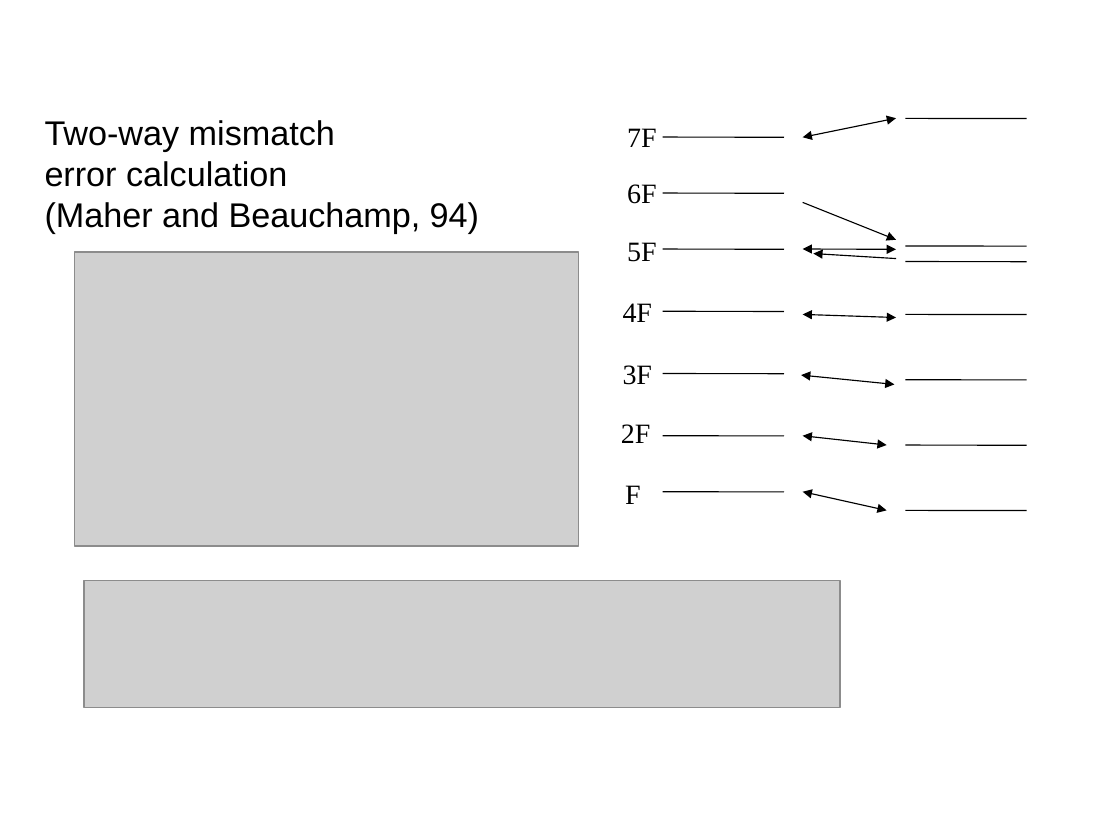
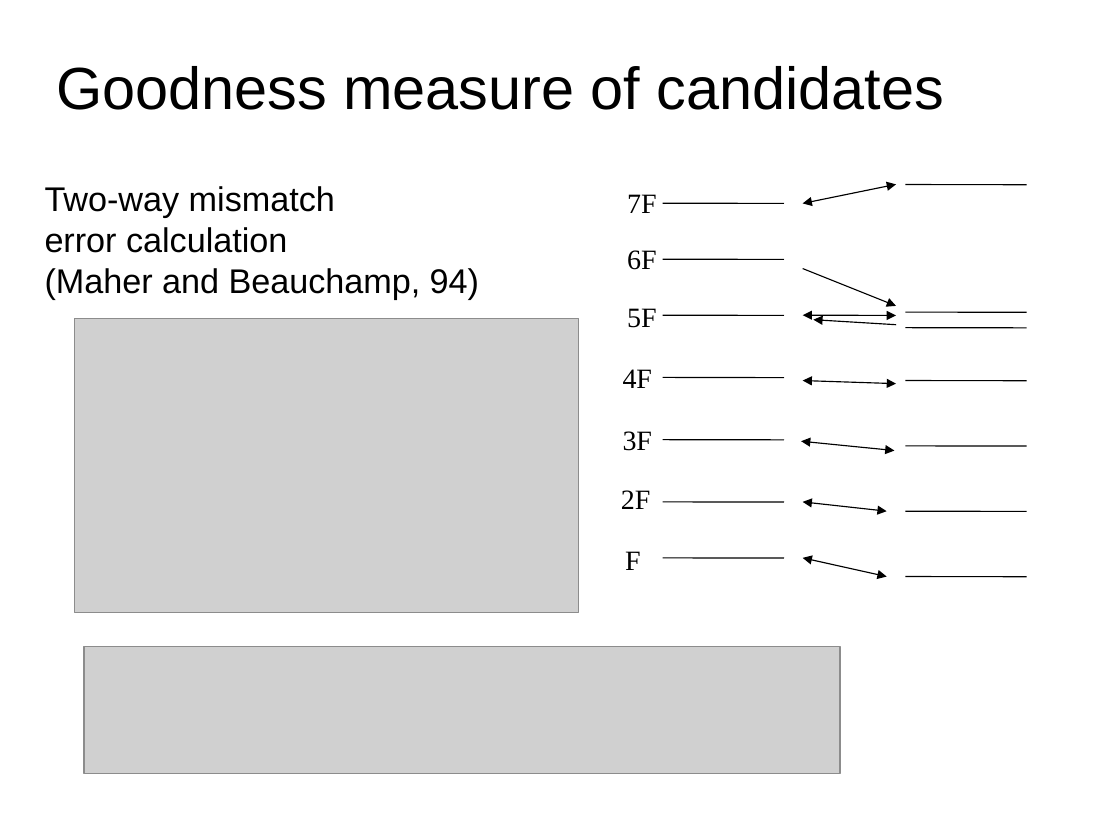
Before and after one commit to MTG/sms-tools, a slide deck: slide 14 of teaching-material/lectures/lect6-Harmonic-model/6-Harmonic-model.odp (slide 13 before the commit). Drawn at 1120x840 pixels with LibreOffice and Linux fonts; fonts in the diff are those of the drawing; grey boxes stand for pictures. Boxes give left, top, right and bottom in pixels: in the first picture for what was removed or moved away, otherwise in the second. Text is boxed around its words. In the diff, an @@ line names an element or a change of style, - is before the commit and + after.

```diff
--- a/teaching-material/lectures/lect6-Harmonic-model/6-Harmonic-model.odp
+++ b/teaching-material/lectures/lect6-Harmonic-model/6-Harmonic-model.odp
@@ title added at [56, 66, 944, 110], 38.2 pt, text #000000 @@
+Goodness measure of candidates
@@ arrow moved from (803, 203) - (896, 240) to (803, 204) - (896, 185) @@
@@ arrow (803, 204) - (896, 185): arrow to double arrow @@
@@ line moved from (905, 246) - (1027, 246) to (905, 185) - (1027, 185) @@
@@ double arrow moved from (803, 249) - (896, 250) to (803, 269) - (896, 306) @@
@@ double arrow (803, 269) - (896, 306): double arrow to arrow @@
@@ 3 lines: place and size @@
-3 lines at [663, 311, 784, 436]
+3 lines at [663, 315, 784, 440]
@@ 7 texts, 2 pictures, 1 line, 1 arrow: place and size @@
-7 texts, 2 pictures, 1 line, 1 arrow at [45, 120, 1027, 708]
+7 texts, 2 pictures, 1 line, 1 arrow at [45, 186, 1027, 774]
@@ double arrow moved from (801, 375) - (895, 384) to (803, 381) - (896, 384) @@
@@ text "3F": place and size @@
-text "3F" at [623, 365, 653, 385]
+text "3F" at [623, 431, 653, 451]
@@ double arrow moved from (803, 436) - (887, 445) to (801, 441) - (895, 450) @@
@@ 3 lines: place and size @@
-3 lines at [663, 193, 784, 492]
+3 lines at [663, 203, 784, 502]
@@ double arrow moved from (803, 492) - (887, 511) to (803, 502) - (887, 511) @@
@@ line moved from (663, 137) - (784, 138) to (663, 558) - (784, 558) @@
@@ double arrow moved from (803, 138) - (896, 119) to (803, 558) - (887, 577) @@
@@ line moved from (905, 119) - (1027, 119) to (905, 577) - (1027, 577) @@
```
Also in this commit, not shown: 1 other slide changed, 2 slides added, 2 slides removed, 5 other files.
